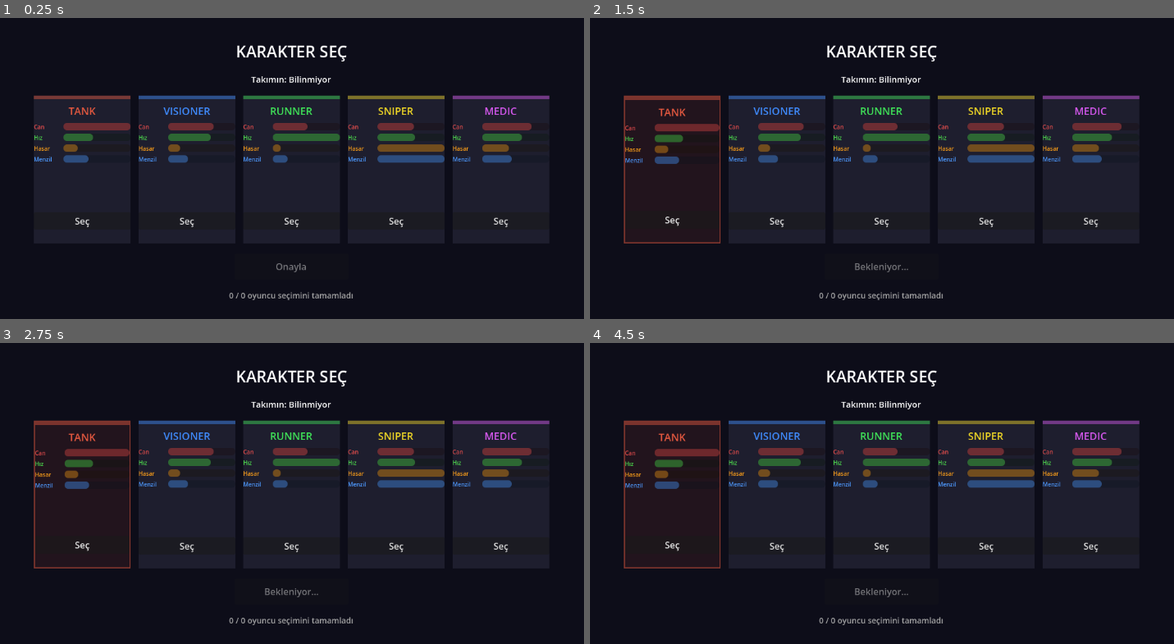
Above: before the commit, frames 1-4 (two rows, left to right).
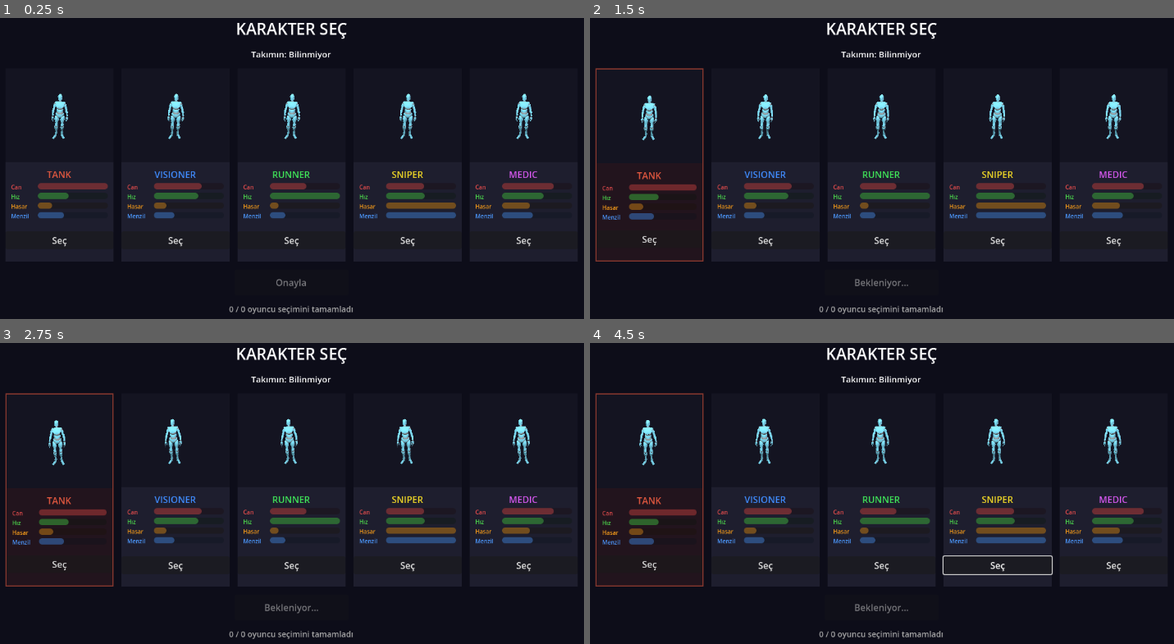
Above: after the commit, the same moments.

Repository: SantryX15/Godot-proje
Game: Godot game, scene res://scenes/ui/CharacterSelect.tscn
The game is run twice, just before and just after one commit, with the same random seed, the same clock (stepped at 60 frames per second) and the same inputs. This scene is started directly instead of the project's main scene.
Inputs (mouse positions are in pixels of both pictures, inside the frame that each line leads up to):
- Up to frame 1 (0.25 s): no input
- Up to frame 2 (1.5 s): click "Seç" at 0.5 s; click "Onayla" at 1.25 s
- Up to frame 3 (2.75 s): tap Enter at 2 s; move the mouse to (438, 499) at 2.02 s; press the mouse at (438, 499) at 2.03 s; hold D (move_right) from 2.03 s (still down)
- Up to frame 4 (4.5 s): move the mouse to (747, 538) at 2.77 s; release D (move_right) at 2.78 s; release the mouse at (747, 538) at 2.78 s; hold S (move_down) 2.78-3.53 s; tap Tab at 2.85, 4.35 s; move the mouse to (946, 439) at 3.52 s; press the mouse at (946, 439) at 3.53 s; hold D (move_right) 3.53-4.28 s; move the mouse to (846, 592) at 4.27 s; release the mouse at (846, 592) at 4.28 s; hold W (move_up) from 4.28 s (still down); click (846, 592) at 4.42 s

The runs differ from the first frame. In frame 1, 12% of the frame differs, in the area x 1-95%, y 1-99%; in frame 2, 13%; in frame 3, 13%; in frame 4, 13%, in the area x 0-95%, y 1-99%.

Commit message:
Add 3D character previews to CharacterSelect cards with idle animation
- Each card now has a 165px SubViewport with 3D character preview
- Uses Player.tscn with set_script(null) — no game logic, visual only
- Unnecessary nodes hidden: labels, Flashlight, BodyLight
- Animation: candidate-based search for 'mixamo_com', skips 'Take 001'/'RESET'
- ap.autoplay set before add_child so AnimationPlayer auto-starts on tree entry
- MarginContainer (10px h-margin) prevents stat bars touching card edges
- WorldEnvironment per card with dark bg + character-themed key light

Co-Authored-By: Claude Sonnet 4.6 <noreply@anthropic.com>

Diff:
--- a/scenes/ui/CharacterSelect.gd
+++ b/scenes/ui/CharacterSelect.gd
@@ -45,11 +45,11 @@
 	center.anchor_right  = 0.5
 	center.anchor_top    = 0.5
 	center.anchor_bottom = 0.5
-	center.offset_left   = -520.0
-	center.offset_right  =  520.0
-	center.offset_top    = -270.0
-	center.offset_bottom =  270.0
-	center.add_theme_constant_override("separation", 18)
+	center.offset_left   = -560.0
+	center.offset_right  =  560.0
+	center.offset_top    = -310.0
+	center.offset_bottom =  310.0
+	center.add_theme_constant_override("separation", 14)
 	add_child(center)
 
 	var title := Label.new()
@@ -95,39 +95,138 @@
 	center.add_child(_status_lbl)
 
 
+func _find_anim_player(node: Node) -> AnimationPlayer:
+	if node is AnimationPlayer:
+		return node as AnimationPlayer
+	for child in node.get_children():
+		var result := _find_anim_player(child)
+		if result:
+			return result
+	return null
+
+
 func _build_card(char_data: Dictionary) -> PanelContainer:
 	var panel := PanelContainer.new()
-	panel.custom_minimum_size = Vector2(170, 260)
+	panel.custom_minimum_size = Vector2(190, 340)
 
 	var vbox := VBoxContainer.new()
-	vbox.add_theme_constant_override("separation", 8)
+	vbox.add_theme_constant_override("separation", 6)
 	panel.add_child(vbox)
 
-	var color_bar := ColorRect.new()
-	color_bar.color = char_data["color"] * Color(1, 1, 1, 0.45)
-	color_bar.custom_minimum_size = Vector2(0, 6)
-	vbox.add_child(color_bar)
+	# ── 3D karakter önizlemesi ──────────────────
+	var svc := SubViewportContainer.new()
+	svc.custom_minimum_size = Vector2(0, 165)
+	svc.size_flags_horizontal = Control.SIZE_EXPAND_FILL
+	svc.stretch = true
+	vbox.add_child(svc)
+
+	var sv := SubViewport.new()
+	sv.size = Vector2i(190, 165)
+	sv.transparent_bg = false
+	sv.render_target_update_mode = SubViewport.UPDATE_ALWAYS
+	svc.add_child(sv)
+
+	var world := Node3D.new()
+	sv.add_child(world)
+
+	# Arka plan rengi (WorldEnvironment)
+	var env_node := WorldEnvironment.new()
+	var env_res  := Environment.new()
+	env_res.background_mode    = Environment.BG_COLOR
+	env_res.background_color   = Color(0.08, 0.08, 0.13, 1.0)
+	env_res.ambient_light_source = Environment.AMBIENT_SOURCE_COLOR
+	env_res.ambient_light_color  = Color(0.25, 0.25, 0.32)
+	env_res.ambient_light_energy = 0.6
+	env_node.environment = env_res
+	world.add_child(env_node)
+
+	# Player.tscn'yi script olmadan (kodsuz) önizleme için kullan
+	var player_scene := preload("res://scenes/player/Player.tscn") as PackedScene
+	var player_inst: Node3D = player_scene.instantiate()
+	player_inst.set_script(null)
+	player_inst.get_node("NameLabel").visible          = false
+	player_inst.get_node("HealthLabel").visible        = false
+	player_inst.get_node("AmmoLabel").visible          = false
+	player_inst.get_node("CardIndicatorLabel").visible = false
+	player_inst.get_node("Flashlight").visible         = false
+	player_inst.get_node("BodyLight").visible          = false
+	world.add_child(player_inst)
+
+	# CharacterMesh içindeki AnimationPlayer'ı bul, mixamo_com animasyonunu ayarla
+	var char_mesh: Node3D = player_inst.get_node("CharacterMesh")
+	var ap := _find_anim_player(char_mesh)
+	if ap:
+		var candidates := ["mixamo_com", "mixamo.com", "Breathing Idle", "idle", "Idle"]
+		var anim_name := ""
+		for c in candidates:
+			if ap.has_animation(c):
+				anim_name = c
+				break
+		if anim_name.is_empty():
+			for a: StringName in ap.get_animation_list():
+				var s := a as String
+				if s != "RESET" and s != "Take 001":
+					anim_name = s
+					break
+		if not anim_name.is_empty():
+			var anim: Animation = ap.get_animation(anim_name)
+			if anim and anim.loop_mode == Animation.LOOP_NONE:
+				anim.loop_mode = Animation.LOOP_LINEAR
+			ap.autoplay = anim_name
+
+	# Karakterin rengiyle boyalı ana ışık
+	var key_light := OmniLight3D.new()
+	key_light.position    = Vector3(1.5, 3.0, 2.0)
+	key_light.light_color  = char_data["color"]
+	key_light.light_energy = 2.5
+	key_light.omni_range   = 9.0
+	world.add_child(key_light)
+
+	# Dolgu ışığı (nötr beyaz)
+	var fill_light := OmniLight3D.new()
+	fill_light.position    = Vector3(-1.2, 2.0, 1.5)
+	fill_light.light_energy = 1.0
+	fill_light.omni_range   = 7.0
+	world.add_child(fill_light)
+
+	# Kamera — karakterin üst gövdesini gösterir
+	var cam := Camera3D.new()
+	cam.position         = Vector3(0.0, 1.3, 2.5)
+	cam.rotation_degrees = Vector3(-8.0, 0.0, 0.0)
+	world.add_child(cam)
+
+	# ── İsim + Stat barları (kenarlara margin ile) ──
+	var content_margin := MarginContainer.new()
+	content_margin.add_theme_constant_override("margin_left",  10)
+	content_margin.add_theme_constant_override("margin_right", 10)
+	content_margin.add_theme_constant_override("margin_top",    4)
+	content_margin.add_theme_constant_override("margin_bottom", 0)
+	vbox.add_child(content_margin)
+
+	var content_vbox := VBoxContainer.new()
+	content_vbox.add_theme_constant_override("separation", 4)
+	content_margin.add_child(content_vbox)
 
 	var name_lbl := Label.new()
 	name_lbl.text = (char_data["name"] as String).to_upper()
 	name_lbl.horizontal_alignment = HORIZONTAL_ALIGNMENT_CENTER
-	name_lbl.add_theme_font_size_override("font_size", 18)
+	name_lbl.add_theme_font_size_override("font_size", 16)
 	name_lbl.modulate = char_data["color"]
-	vbox.add_child(name_lbl)
+	content_vbox.add_child(name_lbl)
 
 	var stats_box := VBoxContainer.new()
-	stats_box.add_theme_constant_override("separation", 5)
-	vbox.add_child(stats_box)
+	stats_box.add_theme_constant_override("separation", 3)
+	content_vbox.add_child(stats_box)
 
 	for stat_name: String in ["Can", "Hız", "Hasar", "Menzil"]:
 		var row := HBoxContainer.new()
-		row.add_theme_constant_override("separation", 6)
+		row.add_theme_constant_override("separation", 5)
 		stats_box.add_child(row)
 
 		var stat_lbl := Label.new()
 		stat_lbl.text = stat_name
 		stat_lbl.add_theme_font_size_override("font_size", 10)
-		stat_lbl.custom_minimum_size = Vector2(46, 0)
+		stat_lbl.custom_minimum_size = Vector2(42, 0)
 		stat_lbl.vertical_alignment = VERTICAL_ALIGNMENT_CENTER
 		stat_lbl.modulate = STAT_COLORS[stat_name]
 		row.add_child(stat_lbl)
@@ -137,7 +236,7 @@
 		bar.max_value = 1.0
 		bar.value = (char_data["stats"] as Dictionary)[stat_name] / (STAT_MAX[stat_name] as float)
 		bar.show_percentage = false
-		bar.custom_minimum_size = Vector2(0, 13)
+		bar.custom_minimum_size = Vector2(0, 11)
 		bar.size_flags_horizontal = Control.SIZE_EXPAND_FILL
 		bar.modulate = STAT_COLORS[stat_name]
 		row.add_child(bar)
